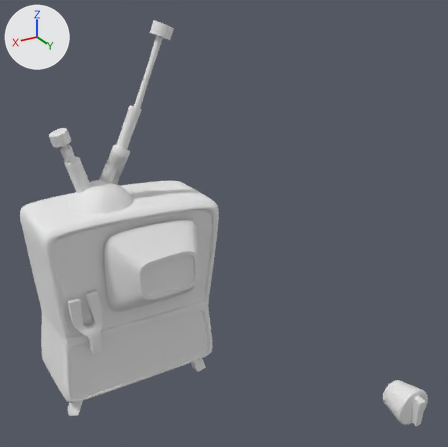
A saved change to the Blender file Blender 3D - Modelagem inorgânica/02_blender/prop_tv_01.blend.
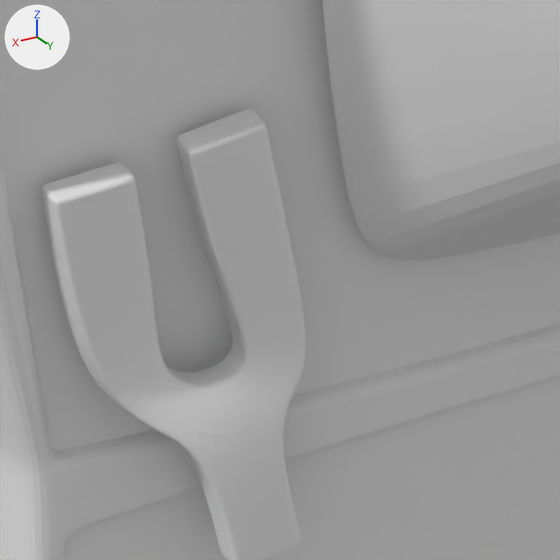
The first picture shows the older version from a 50 mm lens placed at (5.78, 15.34, 12.01), pointed at (-2.1, 2.21, 5.44). The close-ups show both versions on the part from 14% to 31% of the width and 62% to 79% of the height of that picture; other places that the commit changed are outside them. Arrows for +X, +Y and +Z are at upper left; the lights stay in place.
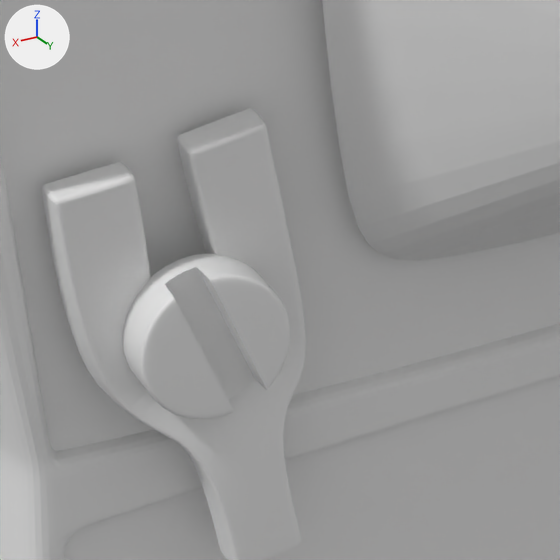
The change, as a diff of the scene's bpy script:
```diff
--- a/Blender 3D - Modelagem inorgânica/02_blender/prop_tv_01.blend.py
+++ b/Blender 3D - Modelagem inorgânica/02_blender/prop_tv_01.blend.py
@@ me_cylinder_002 @@
+me_cylinder_002.from_pydata(...)  # 7635 vertices, 7528 faces; spans x -0.9..0.9, y -0.9..0.9, z -1.01..0.99
@@ ob_cylinder_014 @@
+ob_cylinder_014 = bpy.data.objects.new('Cylinder.014', me_cylinder_002)
+ob_cylinder_014.location = (1.544, 1.325, 3.088)
+ob_cylinder_014.rotation_euler = (1.638, 0.00222, 0.00486)  # degrees (94, 0.1, 0.3)
+ob_cylinder_014.scale = (0.313, 0.313, 0.117)
```

Pixel boxes (x1, y1, x2, y2) of what changed, in the close-ups (560 x 560 px):
'Cylinder.014', added: after (123, 253, 290, 419)
